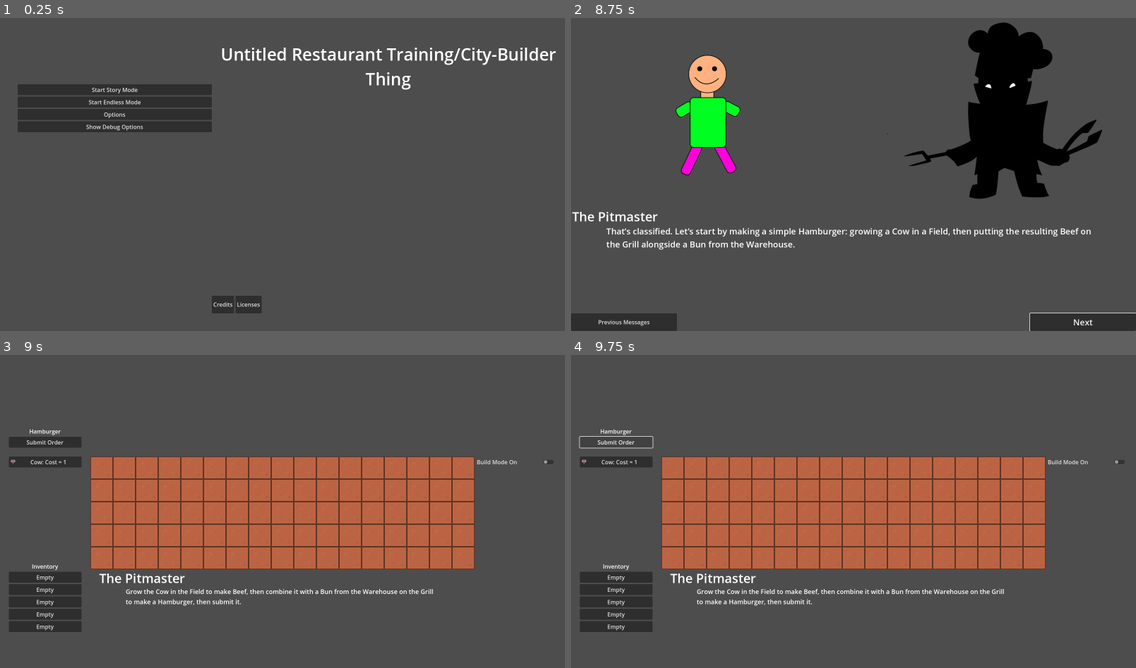
Above: before the commit, frames 1-4 (two rows, left to right).
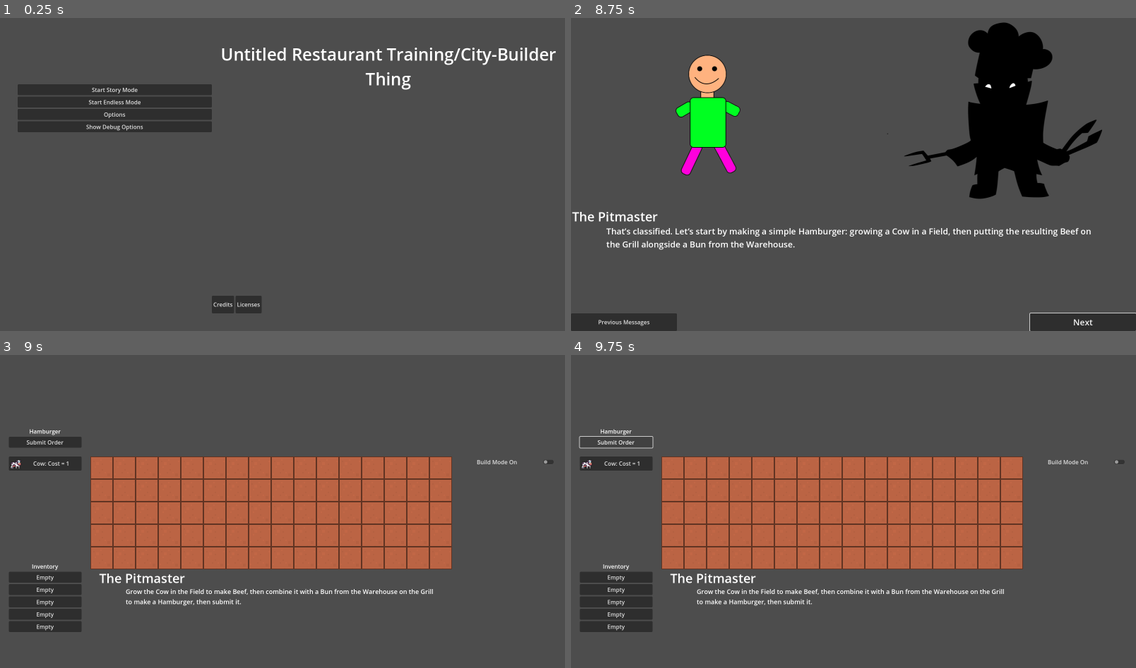
Above: after the commit, the same moments.

Repository: VincentBorchardt/RPJ-2024-Project
Game: Godot game, scene res://scenes/title_screen/title_screen.tscn
The game is run twice, just before and just after one commit, with the same random seed, the same clock (stepped at 60 frames per second) and the same inputs. The project has no main scene, so this scene is started directly.
Inputs (mouse positions are in pixels of both pictures, inside the frame that each line leads up to):
- Up to frame 1 (0.25 s): no input
- Up to frame 2 (8.75 s): click "Start Story Mode" at 0.5 s; click "Next" at 1.25 s; click "Next" at 2 s; click "Previous Messages" at 2.75 s; click "Previous Messages" at 3.5 s; click "Previous Messages" at 4.25 s; click "Next" at 5 s; tap Enter at 5.75, 7.25 s; move the mouse to (977, 155) at 5.77 s; click (977, 155) at 5.92 s; tap Space at 6.5, 8 s; move the mouse to (740, 187) at 6.52 s; click (740, 187) at 6.67 s; move the mouse to (910, 102) at 7.27 s; click (910, 102) at 7.42 s; move the mouse to (825, 237) at 8.02 s; click (825, 237) at 8.17 s
- Up to frame 3 (9 s): tap Enter at 8.75 s; move the mouse to (452, 558) at 8.77 s; click (452, 558) at 8.92 s
- Up to frame 4 (9.75 s): click "Submit Order" at 9.5 s

Frames 1-2 are identical in both runs. In frame 3, 1.7% of the frame differs, in the area x 1-84%, y 32-69%; in frame 4, 1.7%.

Commit message:
Level 1 Play implemented, more resources and UI tweaks
Level 1 is playable from start to finish, and most of the resources/art for it is in--next up is the cutscene, and maybe a splash screen

Diff:
--- /dev/null
+++ b/resources/food/bbq_pork.tres
@@ -0,0 +1,13 @@
+[gd_resource type="Resource" script_class="Food" load_steps=4 format=3 uid="uid://cslgsh4in2g5p"]
+
+[ext_resource type="Texture2D" uid="uid://ddbqjqajfeoe3" path="res://assets/resource_icons/bbq_pork.png" id="1_5bcxg"]
+[ext_resource type="Script" path="res://scripts/food.gd" id="1_8verm"]
+[ext_resource type="Resource" uid="uid://brillpy6bkia5" path="res://resources/food/ham.tres" id="2_fxrg7"]
+
+[resource]
+script = ExtResource("1_8verm")
+name = "BBQ Pork"
+price = 12
+time_to_complete = 15
+base_texture = ExtResource("1_5bcxg")
+components = Array[ExtResource("1_8verm")]([ExtResource("2_fxrg7")])
--- a/resources/food/cow.tres
+++ b/resources/food/cow.tres
@@ -1,12 +1,12 @@
 [gd_resource type="Resource" script_class="Food" load_steps=3 format=3 uid="uid://bow735rfmv3ec"]
 
+[ext_resource type="Texture2D" uid="uid://c34w6ah3nb0ui" path="res://assets/resource_icons/cow.png" id="1_4pgjj"]
 [ext_resource type="Script" path="res://scripts/food.gd" id="1_tga5x"]
-[ext_resource type="Texture2D" uid="uid://br5mc8aqmtjty" path="res://assets/sprites/test/tile_0118.png" id="1_xure7"]
 
 [resource]
 script = ExtResource("1_tga5x")
 name = "Cow"
 price = 1
 time_to_complete = 2
-base_texture = ExtResource("1_xure7")
+base_texture = ExtResource("1_4pgjj")
 components = Array[ExtResource("1_tga5x")]([])
--- a/resources/food/double_cheeseburger.tres
+++ b/resources/food/double_cheeseburger.tres
@@ -1,13 +1,15 @@
-[gd_resource type="Resource" script_class="Food" load_steps=4 format=3 uid="uid://cioqj8gd7fyh7"]
+[gd_resource type="Resource" script_class="Food" load_steps=6 format=3 uid="uid://cioqj8gd7fyh7"]
 
 [ext_resource type="Script" path="res://scripts/food.gd" id="1_7gbyt"]
 [ext_resource type="Texture2D" uid="uid://dixnbcsoauxjw" path="res://assets/resource_icons/double_cheeseburger.png" id="1_iqs68"]
 [ext_resource type="Resource" uid="uid://3782s0ecxmy6" path="res://resources/food/hamburger.tres" id="2_jpbx3"]
+[ext_resource type="Resource" uid="uid://b7esg16lydpb1" path="res://resources/food/beef.tres" id="3_ovbov"]
+[ext_resource type="Resource" uid="uid://5hl5xbxfby87" path="res://resources/food/cheese.tres" id="4_tjaun"]
 
 [resource]
 script = ExtResource("1_7gbyt")
-name = "Default Food"
+name = "Double Cheeseburger"
 price = 20
 time_to_complete = 4
 base_texture = ExtResource("1_iqs68")
-components = Array[ExtResource("1_7gbyt")]([ExtResource("2_jpbx3"), ExtResource("2_jpbx3"), null])
+components = Array[ExtResource("1_7gbyt")]([ExtResource("2_jpbx3"), ExtResource("3_ovbov"), ExtResource("4_tjaun")])
--- a/resources/food/ham.tres
+++ b/resources/food/ham.tres
@@ -6,8 +6,8 @@
 
 [resource]
 script = ExtResource("1_0x5i2")
-name = "Ham"
-price = 9
+name = "Pork"
+price = 7
 time_to_complete = 6
 base_texture = ExtResource("1_rcekg")
 components = Array[ExtResource("1_0x5i2")]([ExtResource("2_1qqkl")])
--- a/resources/food/pancakes.tres
+++ b/resources/food/pancakes.tres
@@ -6,7 +6,7 @@
 
 [resource]
 script = ExtResource("1_ppf4u")
-name = "Default Food"
+name = "Pancakes"
 price = 10
 time_to_complete = 3
 base_texture = ExtResource("1_k4qce")
--- /dev/null
+++ b/resources/food/pulled_pork_taco.tres
@@ -0,0 +1,14 @@
+[gd_resource type="Resource" script_class="Food" load_steps=5 format=3 uid="uid://bwj8uym0405wt"]
+
+[ext_resource type="Texture2D" uid="uid://22c0bua80jqg" path="res://assets/resource_icons/pulled_pork_taco.png" id="1_d5q7w"]
+[ext_resource type="Script" path="res://scripts/food.gd" id="1_s2g1o"]
+[ext_resource type="Resource" uid="uid://cslgsh4in2g5p" path="res://resources/food/bbq_pork.tres" id="2_lo470"]
+[ext_resource type="Resource" uid="uid://bsqhlgmgsd6ba" path="res://resources/food/taco_shell.tres" id="3_c7n65"]
+
+[resource]
+script = ExtResource("1_s2g1o")
+name = "Pulled Pork Taco"
+price = 20
+time_to_complete = 4
+base_texture = ExtResource("1_d5q7w")
+components = Array[ExtResource("1_s2g1o")]([ExtResource("2_lo470"), ExtResource("3_c7n65")])
--- /dev/null
+++ b/resources/food/taco_shell.tres
@@ -0,0 +1,12 @@
+[gd_resource type="Resource" script_class="Food" load_steps=3 format=3 uid="uid://bsqhlgmgsd6ba"]
+
+[ext_resource type="Script" path="res://scripts/food.gd" id="1_2ykat"]
+[ext_resource type="Texture2D" uid="uid://b1ysr7f2hnrcr" path="res://assets/resource_icons/taco_shell.png" id="1_sdn2g"]
+
+[resource]
+script = ExtResource("1_2ykat")
+name = "Taco Shell"
+price = 7
+time_to_complete = 0
+base_texture = ExtResource("1_sdn2g")
+components = Array[ExtResource("1_2ykat")]([])
--- /dev/null
+++ b/resources/message/level_1/level_1_play_start.tres
@@ -0,0 +1,10 @@
+[gd_resource type="Resource" script_class="Message" load_steps=3 format=3 uid="uid://c0ygccecdda3s"]
+
+[ext_resource type="Script" path="res://scripts/resources/message.gd" id="1_f6236"]
+[ext_resource type="Resource" uid="uid://cnjoyujvfqitc" path="res://resources/person/pitmaster.tres" id="2_hhg3e"]
+
+[resource]
+script = ExtResource("1_f6236")
+speaker = ExtResource("2_hhg3e")
+message = "Remember to judicious with your spending, but quick with your preparation. Those orders are coming fast!"
+image_location = 0
--- a/resources/placeable/assembler.tres
+++ b/resources/placeable/assembler.tres
@@ -1,12 +1,13 @@
-[gd_resource type="Resource" script_class="PrepBuilding" load_steps=4 format=3 uid="uid://3js5rqtl8gne"]
+[gd_resource type="Resource" script_class="PrepBuilding" load_steps=5 format=3 uid="uid://3js5rqtl8gne"]
 
 [ext_resource type="Script" path="res://scripts/prep_building.gd" id="1_5p8vk"]
-[ext_resource type="Texture2D" uid="uid://d052xlpo0tuqm" path="res://assets/sprites/test/tile_0120.png" id="1_aajai"]
+[ext_resource type="Texture2D" uid="uid://dylt5s8xmlc53" path="res://assets/resource_icons/assembler.png" id="1_f11jk"]
 [ext_resource type="Resource" uid="uid://bdt7r8yruuwyl" path="res://resources/food/pancakes_and_ham.tres" id="2_mgbuy"]
+[ext_resource type="Resource" uid="uid://bwj8uym0405wt" path="res://resources/food/pulled_pork_taco.tres" id="3_bhexe"]
 
 [resource]
 script = ExtResource("1_5p8vk")
-food_preparable = Array[Resource("res://scripts/food.gd")]([ExtResource("2_mgbuy"), null])
+food_preparable = Array[Resource("res://scripts/food.gd")]([ExtResource("2_mgbuy"), ExtResource("3_bhexe")])
 placeable_name = "Assembler"
 price = 2
-base_texture = ExtResource("1_aajai")
+base_texture = ExtResource("1_f11jk")
--- /dev/null
+++ b/resources/placeable/griddle.tres
@@ -0,0 +1,12 @@
+[gd_resource type="Resource" script_class="PrepBuilding" load_steps=4 format=3 uid="uid://biswt154ffhsw"]
+
+[ext_resource type="Script" path="res://scripts/prep_building.gd" id="1_b53uv"]
+[ext_resource type="Texture2D" uid="uid://d127ilxxmmfys" path="res://assets/sprites/test/tile_0097.png" id="1_tk1qa"]
+[ext_resource type="Resource" uid="uid://cbt4v640keprr" path="res://resources/food/pancakes.tres" id="2_fiv7g"]
+
+[resource]
+script = ExtResource("1_b53uv")
+food_preparable = Array[Resource("res://scripts/food.gd")]([ExtResource("2_fiv7g")])
+placeable_name = "Griddle"
+price = 8
+base_texture = ExtResource("1_tk1qa")
--- a/resources/placeable/slow_cooker.tres
+++ b/resources/placeable/slow_cooker.tres
@@ -1,11 +1,12 @@
-[gd_resource type="Resource" script_class="PrepBuilding" load_steps=3 format=3 uid="uid://dtoqbon7ly541"]
+[gd_resource type="Resource" script_class="PrepBuilding" load_steps=4 format=3 uid="uid://dtoqbon7ly541"]
 
 [ext_resource type="Script" path="res://scripts/prep_building.gd" id="1_v1vfu"]
 [ext_resource type="Texture2D" uid="uid://bescltmfvfw2m" path="res://assets/resource_icons/slow_cooker.png" id="1_y2wni"]
+[ext_resource type="Resource" uid="uid://cslgsh4in2g5p" path="res://resources/food/bbq_pork.tres" id="2_r6gko"]
 
 [resource]
 script = ExtResource("1_v1vfu")
-food_preparable = Array[Resource("res://scripts/food.gd")]([])
+food_preparable = Array[Resource("res://scripts/food.gd")]([ExtResource("2_r6gko")])
 placeable_name = "Slow Cooker"
 price = 6
 base_texture = ExtResource("1_y2wni")
--- a/resources/placeable/warehouse_level1.tres
+++ b/resources/placeable/warehouse_level1.tres
@@ -1,11 +1,16 @@
-[gd_resource type="Resource" script_class="StorageBuilding" load_steps=3 format=3 uid="uid://bt705su2brf73"]
+[gd_resource type="Resource" script_class="StorageBuilding" load_steps=8 format=3 uid="uid://bt705su2brf73"]
 
 [ext_resource type="Texture2D" uid="uid://da8bmk17hhg7y" path="res://assets/sprites/test/tile_0111.png" id="1_kdya2"]
 [ext_resource type="Script" path="res://scripts/storage_building.gd" id="1_muual"]
+[ext_resource type="Resource" uid="uid://tmxeklqyxoqm" path="res://resources/food/bun.tres" id="2_1titu"]
+[ext_resource type="Resource" uid="uid://b0o0x86hgqmtr" path="res://resources/food/pancake_batter.tres" id="3_ae260"]
+[ext_resource type="Resource" uid="uid://bsqhlgmgsd6ba" path="res://resources/food/taco_shell.tres" id="4_gy3gx"]
+[ext_resource type="Resource" uid="uid://00y5qdsajm0i" path="res://resources/food/bbq_sauce.tres" id="5_vkefn"]
+[ext_resource type="Resource" uid="uid://5hl5xbxfby87" path="res://resources/food/cheese.tres" id="6_30fro"]
 
 [resource]
 script = ExtResource("1_muual")
-food_stored = Array[Resource("res://scripts/food.gd")]([])
+food_stored = Array[Resource("res://scripts/food.gd")]([ExtResource("2_1titu"), ExtResource("3_ae260"), ExtResource("4_gy3gx"), ExtResource("5_vkefn"), ExtResource("6_30fro")])
 producer = true
 placeable_name = "Warehouse"
 price = 5
--- a/scenes/grid.tscn
+++ b/scenes/grid.tscn
@@ -55,6 +55,7 @@
 position = Vector2(992, 32)
 
 [node name="Tile17" parent="." instance=ExtResource("2_410hp")]
+visible = false
 position = Vector2(1056, 32)
 
 [node name="Tile18" parent="." instance=ExtResource("2_410hp")]
@@ -106,6 +107,7 @@
 position = Vector2(992, 96)
 
 [node name="Tile34" parent="." instance=ExtResource("2_410hp")]
+visible = false
 position = Vector2(1056, 96)
 
 [node name="Tile35" parent="." instance=ExtResource("2_410hp")]
@@ -157,6 +159,7 @@
 position = Vector2(992, 160)
 
 [node name="Tile51" parent="." instance=ExtResource("2_410hp")]
+visible = false
 position = Vector2(1056, 160)
 
 [node name="Tile52" parent="." instance=ExtResource("2_410hp")]
@@ -208,6 +211,7 @@
 position = Vector2(992, 224)
 
 [node name="Tile68" parent="." instance=ExtResource("2_410hp")]
+visible = false
 position = Vector2(1056, 224)
 
 [node name="Tile69" parent="." instance=ExtResource("2_410hp")]
@@ -259,4 +263,5 @@
 position = Vector2(992, 288)
 
 [node name="Tile85" parent="." instance=ExtResource("2_410hp")]
+visible = false
 position = Vector2(1056, 288)
--- /dev/null
+++ b/scenes/levels/level_1_play.tscn
@@ -0,0 +1,45 @@
+[gd_scene load_steps=22 format=3 uid="uid://bengvxwd8hsom"]
+
+[ext_resource type="Script" path="res://scripts/level_manager.gd" id="1_kd5hb"]
+[ext_resource type="PackedScene" uid="uid://cmlqxxq0t7pv6" path="res://scenes/title_screen/title_screen.tscn" id="2_4qnbs"]
+[ext_resource type="PackedScene" uid="uid://c3rkg88ijdyi6" path="res://scenes/message_queue.tscn" id="2_q5b6g"]
+[ext_resource type="PackedScene" uid="uid://bcqslfu5prjqw" path="res://scenes/order_queue.tscn" id="3_a15vu"]
+[ext_resource type="Resource" uid="uid://c0ygccecdda3s" path="res://resources/message/level_1/level_1_play_start.tres" id="3_nfhif"]
+[ext_resource type="Resource" uid="uid://3782s0ecxmy6" path="res://resources/food/hamburger.tres" id="4_2kdbj"]
+[ext_resource type="Resource" uid="uid://cbt4v640keprr" path="res://resources/food/pancakes.tres" id="5_faxqt"]
+[ext_resource type="Resource" uid="uid://cslgsh4in2g5p" path="res://resources/food/bbq_pork.tres" id="6_kafjl"]
+[ext_resource type="Resource" uid="uid://cioqj8gd7fyh7" path="res://resources/food/double_cheeseburger.tres" id="7_nrulu"]
+[ext_resource type="Resource" uid="uid://bwj8uym0405wt" path="res://resources/food/pulled_pork_taco.tres" id="8_3wlis"]
+[ext_resource type="Resource" uid="uid://bdt7r8yruuwyl" path="res://resources/food/pancakes_and_ham.tres" id="9_x6im4"]
+[ext_resource type="PackedScene" uid="uid://bk88ik7wglil4" path="res://scenes/grid.tscn" id="10_hci6y"]
+[ext_resource type="PackedScene" uid="uid://bsblupcpeqoqf" path="res://scenes/ui/game_ui.tscn" id="11_7mhn1"]
+[ext_resource type="Resource" uid="uid://bow735rfmv3ec" path="res://resources/food/cow.tres" id="12_srydu"]
+[ext_resource type="Resource" uid="uid://dnnib4e1387vy" path="res://resources/food/pig.tres" id="13_ta6gy"]
+[ext_resource type="Resource" uid="uid://ejv8gpwu7j5y" path="res://resources/placeable/field.tres" id="14_paftj"]
+[ext_resource type="Resource" uid="uid://fcp8hphhpdlr" path="res://resources/placeable/grill.tres" id="15_0aq4o"]
+[ext_resource type="Resource" uid="uid://bt705su2brf73" path="res://resources/placeable/warehouse_level1.tres" id="16_ikawv"]
+[ext_resource type="Resource" uid="uid://3js5rqtl8gne" path="res://resources/placeable/assembler.tres" id="17_yoj0d"]
+[ext_resource type="Resource" uid="uid://dtoqbon7ly541" path="res://resources/placeable/slow_cooker.tres" id="18_qjtp3"]
+[ext_resource type="Resource" uid="uid://biswt154ffhsw" path="res://resources/placeable/griddle.tres" id="19_nq2xa"]
+
+[node name="Level1Play" type="Node2D"]
+script = ExtResource("1_kd5hb")
+next_scene = ExtResource("2_4qnbs")
+
+[node name="MessageQueue" parent="." instance=ExtResource("2_q5b6g")]
+starting_message = ExtResource("3_nfhif")
+
+[node name="OrderQueue" parent="." instance=ExtResource("3_a15vu")]
+upcoming_orders = Array[Resource("res://scripts/food.gd")]([ExtResource("4_2kdbj"), ExtResource("5_faxqt"), ExtResource("6_kafjl"), ExtResource("7_nrulu"), ExtResource("8_3wlis"), ExtResource("4_2kdbj"), ExtResource("9_x6im4"), ExtResource("8_3wlis"), ExtResource("7_nrulu"), ExtResource("8_3wlis")])
+time_between_orders = 15
+
+[node name="Grid" parent="." instance=ExtResource("10_hci6y")]
+position = Vector2(256, 300)
+
+[node name="GameUI" parent="." instance=ExtResource("11_7mhn1")]
+available_food = Array[Resource("res://scripts/food.gd")]([ExtResource("12_srydu"), ExtResource("13_ta6gy")])
+available_placeables = Array[Resource("res://scripts/placeable.gd")]([ExtResource("14_paftj"), ExtResource("15_0aq4o"), ExtResource("16_ikawv"), ExtResource("17_yoj0d"), ExtResource("18_qjtp3"), ExtResource("19_nq2xa")])
+
+[connection signal="current_orders_changed" from="OrderQueue" to="GameUI" method="_on_order_queue_current_orders_changed"]
+[connection signal="end_level" from="OrderQueue" to="." method="_on_order_queue_end_level"]
+[connection signal="submit_order" from="GameUI" to="." method="_on_game_ui_submit_order"]
--- a/scenes/title_screen/title_screen_popup.tscn
+++ b/scenes/title_screen/title_screen_popup.tscn
@@ -16,6 +16,13 @@
 offset_top = 25.0
 offset_right = 1375.0
 offset_bottom = 675.0
+text = "Credits and Sources:
+
+Kyle and Robot Party Chat: Setting and Character Ideas
+
+lkb: Character Portraits
+
+PiiiXL, Azuna Pixels, Henry Software, GhostPixxells, Deep Dive Game Studio: Various Pixel Art"
 
 [node name="LicensesLabel" type="RichTextLabel" parent="."]
 visible = false
--- a/scenes/ui/tile_popup.tscn
+++ b/scenes/ui/tile_popup.tscn
@@ -9,7 +9,7 @@
 
 [node name="Background" type="Sprite2D" parent="."]
 texture = ExtResource("1_kmpyq")
-offset = Vector2(128, 150)
+offset = Vector2(175, 175)
 
 [node name="TilePopupBox" type="VBoxContainer" parent="."]
 offset_left = 20.0
--- a/scripts/ui/tile_popup.gd
+++ b/scripts/ui/tile_popup.gd
@@ -56,8 +56,9 @@
 	prep_box.visible = true
 
 func _update_active_prep_box(percent_done, building):
-	prep_button.attached_placeable = building
+	#prep_button.attached_placeable = building
 	prep_progress_bar.value = percent_done
+	prep_button.icon = building.current_creation.base_texture
 	if building.food_ready:
 		prep_button.text = building.current_creation.name + " Complete"
 		prep_button.disabled = false
Binary file changed: assets/backgrounds/tile_popup_background.png
Binary file added: assets/resource_icons/assembler.png
Not shown, added: assets/resource_icons/assembler.png.import
Binary file added: assets/resource_icons/bbq_pork.png
Not shown, added: assets/resource_icons/bbq_pork.png.import
Binary file added: assets/resource_icons/pulled_pork_taco.png
Not shown, added: assets/resource_icons/pulled_pork_taco.png.import
Binary file added: assets/resource_icons/taco_shell.png
Not shown, added: assets/resource_icons/taco_shell.png.import
